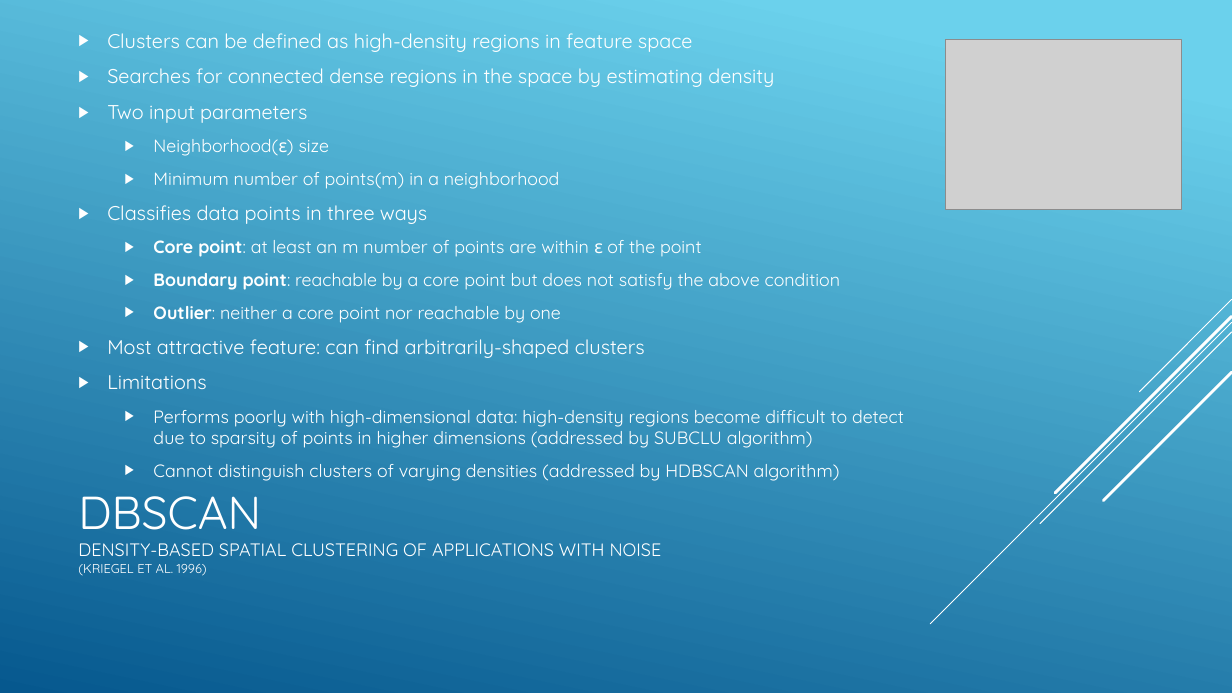
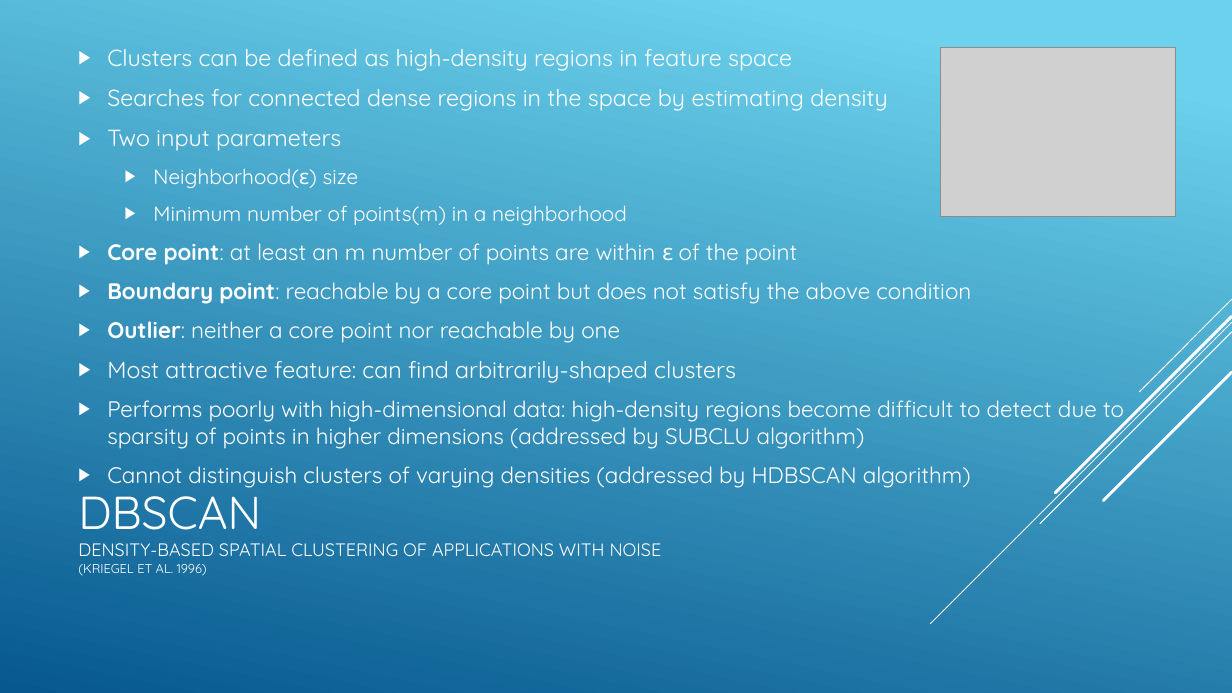
Before and after one commit to Vardominator/SorinLab, a slide deck: slide 5 of Talks/6_28_17/DensityBasedClustering.pptx. Drawn at 1232x693 pixels with LibreOffice and Linux fonts; fonts in the diff are those of the drawing; grey boxes stand for pictures. Boxes give left, top, right and bottom in pixels: in the first picture for what was removed or moved away, otherwise in the second. Text is boxed around its words. In the diff, an @@ line names an element or a change of style, - is before the commit and + after.

```diff
--- a/Talks/6_28_17/DensityBasedClustering.pptx
+++ b/Talks/6_28_17/DensityBasedClustering.pptx
@@ text "Clusters can be defined as ..." moved from (x1=107, y1=68, x2=904, y2=481) to (x1=107, y1=49, x2=1124, y2=488) @@
@@ text "Clusters can be defined as ..." at (x1=107, y1=49, x2=1124, y2=488): size 15.5 to 18.1 pt in "Clusters can be defined as high-density regions ...", "Searches for connected dense regions in the ...", "Two input parameters", "Most attractive feature: can find arbitrarily-shaped cluster ..."; size 13.9 to 16.2 pt in "Neighborhood(ε) size", "Minimum number of points(m) in a neighborhood"; size 13.9 to 17.5 pt in "Core point: at least an m number ...", "Boundary point: reachable by a core point ...", "Outlier: neither a core point nor reachable ...", "Performs poorly with high-dimensional data: high-density reg ..." and 1 more places; list level 2 to 1 in "Core point: at least an ..."; list level 2 to 1 in "Boundary point: reachable by a ..."; list level 2 to 1 in "Outlier: neither a core point ..."; list level 2 to 1 in "Performs poorly with high-dimensional data: ..."; list level 2 to 1 in "Cannot distinguish clusters of varying ..." @@
@@ picture moved from (x1=946, y1=40, x2=1182, y2=210) to (x1=941, y1=47, x2=1177, y2=217) @@
@@ text at (x1=107, y1=205, x2=427, y2=224): paragraph removed @@
-▶ Classifies data points in three ways
@@ text at (x1=107, y1=375, x2=206, y2=389): paragraph removed @@
-▶ Limitations
```
Also in this commit, not shown: 9 other slides changed, 3 slides added, 5 other files.
